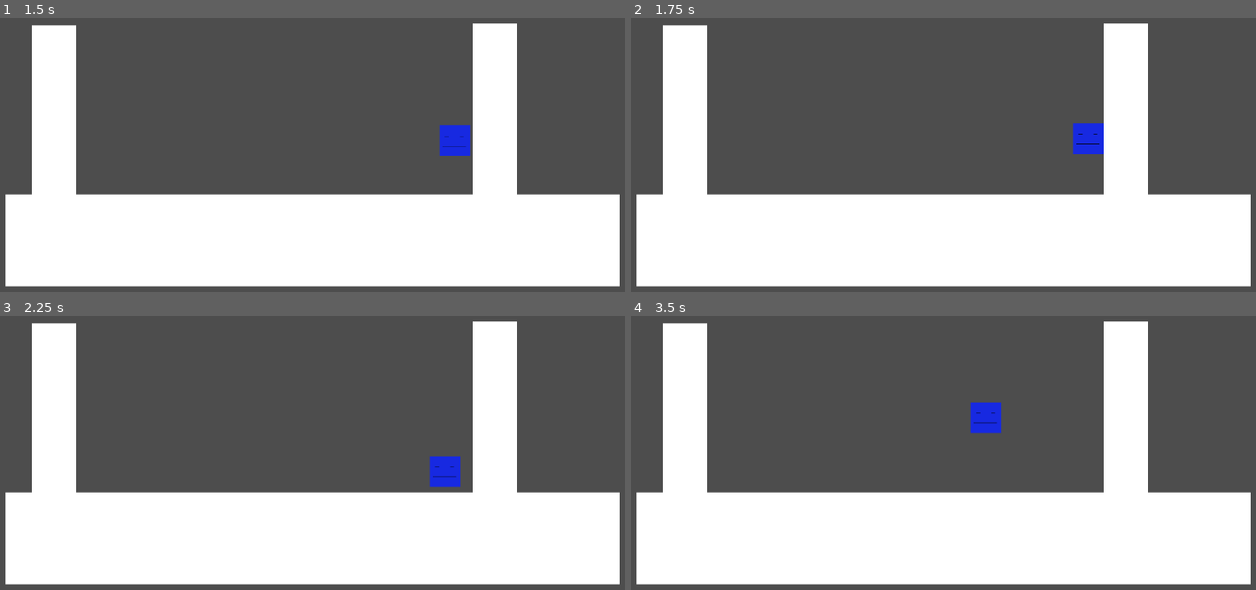
Above: before the commit, frames 1-4 (two rows, left to right).
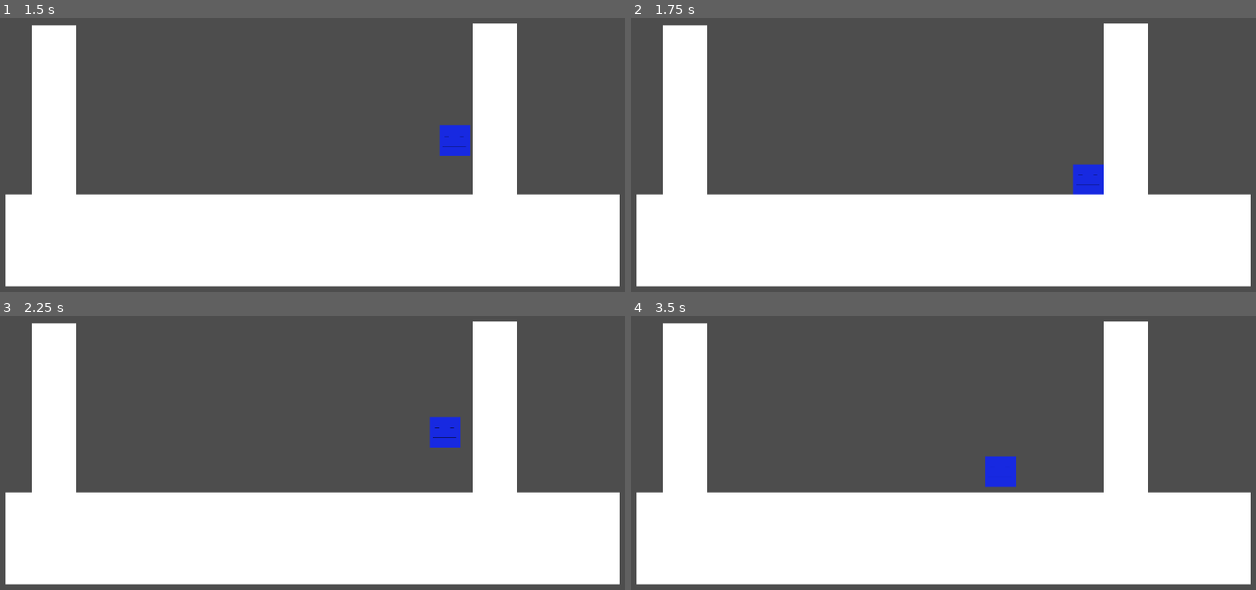
Above: after the commit, the same moments.

Repository: seanj29/IReallyWantGoodMovement
Game: Godot game, scene res://scenes/main.tscn
Two runs of this game, one before a commit and one after it. Both use one fixed random seed, a clock stepped at 60 frames per second and the inputs below.
Inputs:
- Up to frame 1 (1.5 s): tap Enter at 0.5 s; hold Right (right) from 0.53 s (still down); tap Q (moment) at 0.6 s; tap W (jump) at 0.77, 0.8, 1.07, 1.35 s
- Up to frame 2 (1.75 s): keep holding Right (right); tap W (jump) at 1.52 s; tap Q (moment) at 1.55 s
- Up to frame 3 (2.25 s): tap W (jump) at 1.82 s; release Right (right) at 2.03 s; hold A (left) from 2.03 s (still down); tap Q (moment) at 2.1 s
- Up to frame 4 (3.5 s): tap W (jump) at 2.3, 3.02, 3.32 s; release A (left) at 2.78 s; hold Right (right) from 2.78 s (still down); tap Q (moment) at 2.85 s

Frame 1 is identical in both runs. In frame 2, 1.1% of the frame differs, in the area x 70-76%, y 38-65%; in frame 3, 1.1%; in frame 4, 1.1%.

Commit message:
changed player movement

Diff:
--- a/src/player.gd
+++ b/src/player.gd
@@ -61,7 +61,7 @@
 	if Input.is_action_just_pressed("moment"):
 		if storedVelocity.is_equal_approx(Vector2.ZERO):
 			storedVelocity = get_real_velocity()
-			print("storing velocity")
+			print("Storing velocity %s" % storedVelocity)
 			velocity = Vector2.ZERO
 			disableGravityAndMovement()
 			print("disabling gravity + movement for little while")
@@ -70,6 +70,9 @@
 		else:
 			disableGravityAndMovement()
 			print("disabling gravity + movement for little while")
+			print("disabling gravity + movement for little while")
+			if velocity.y < 0:
+				storedVelocity.y -= velocity.y
 			velocity = storedVelocity
 			print("using stored velocity")
 			storedVelocity = Vector2.ZERO
@@ -118,7 +121,6 @@
 			if is_on_wall() and wallJumpPossible:
 				WallJump(get_wall_normal().x)
 				wallJumpPossible = false
-				print(get_wall_normal())
 
 
 
